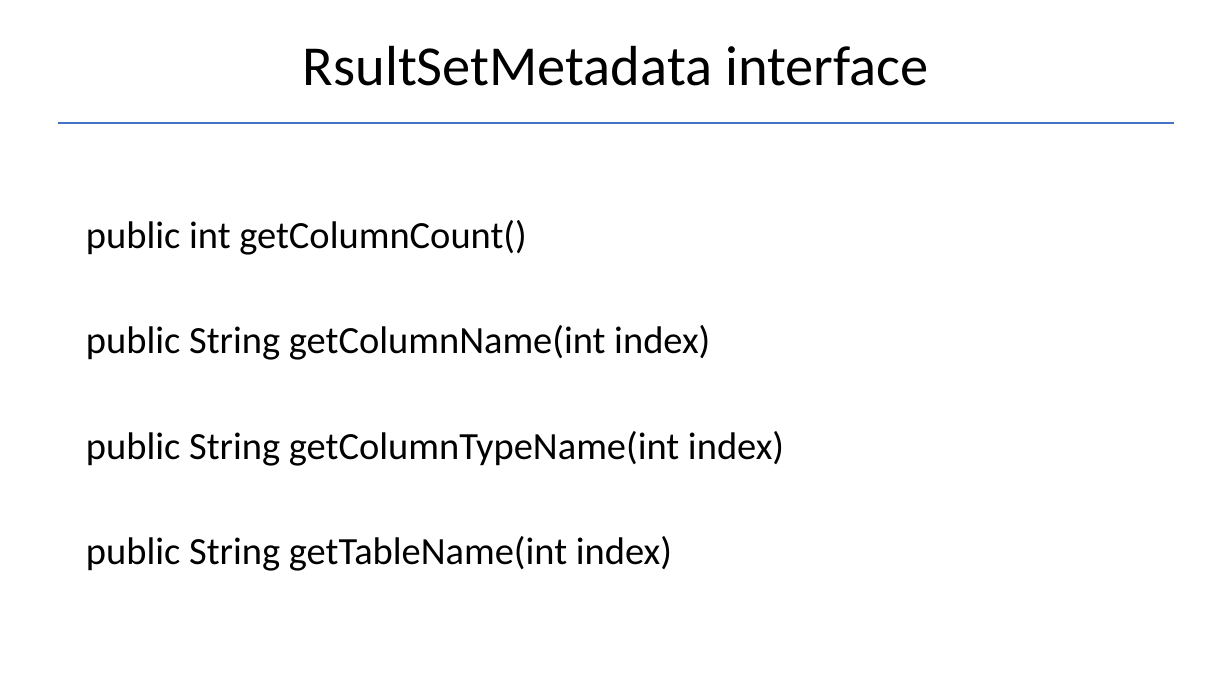
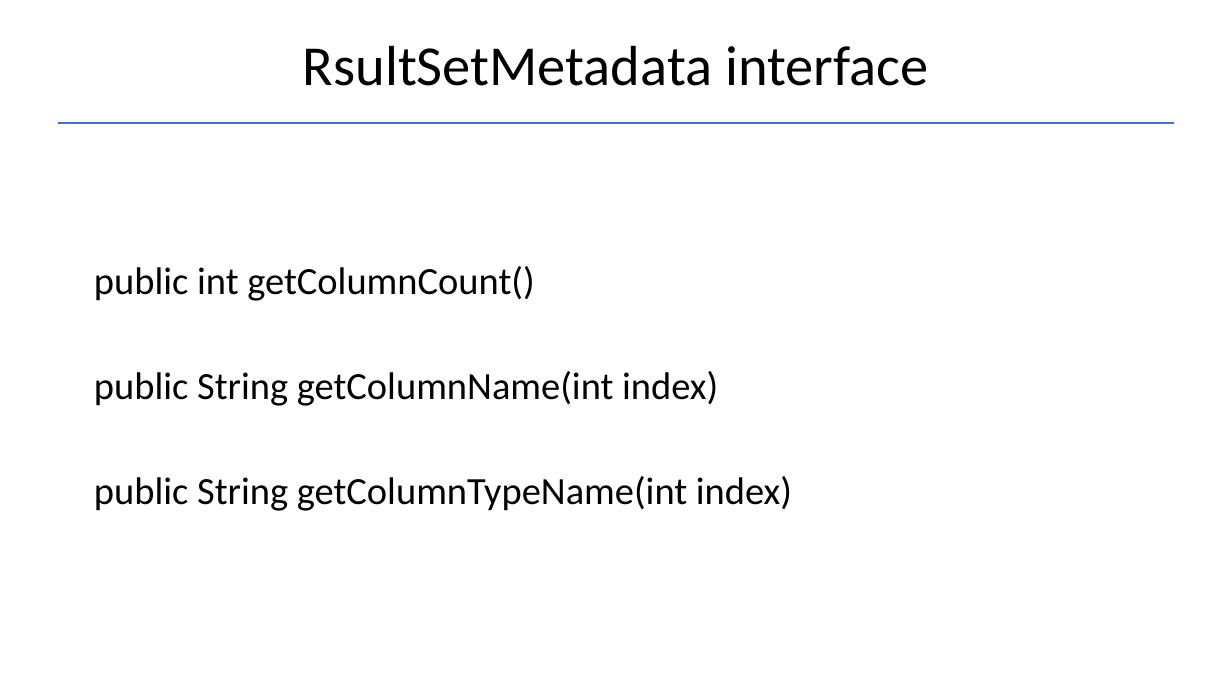
Before and after one commit to Garnik94/Levelup_presentations, a slide deck: slide 11 of JDBC/JDBC_Presentation.pptx (slide 10 before the commit). Drawn at 1232x693 pixels with LibreOffice and Linux fonts; fonts in the diff are those of the drawing. Boxes give left, top, right and bottom in pixels: in the first picture for what was removed or moved away, otherwise in the second. Text is boxed around its words. In the diff, an @@ line names an element or a change of style, - is before the commit and + after.

```diff
--- a/JDBC/JDBC_Presentation.pptx
+++ b/JDBC/JDBC_Presentation.pptx
@@ text "public int getColumnCount()": place and size @@
-text "public int getColumnCount()" at box(86, 220, 784, 571)
+text "public int getColumnCount()" at box(94, 266, 792, 511)
@@ text at box(86, 536, 672, 571): paragraph removed @@
-public String getTableName(int index)
```
Also in this commit, not shown: 11 other slides changed, 2 slides added, 4 other files.
